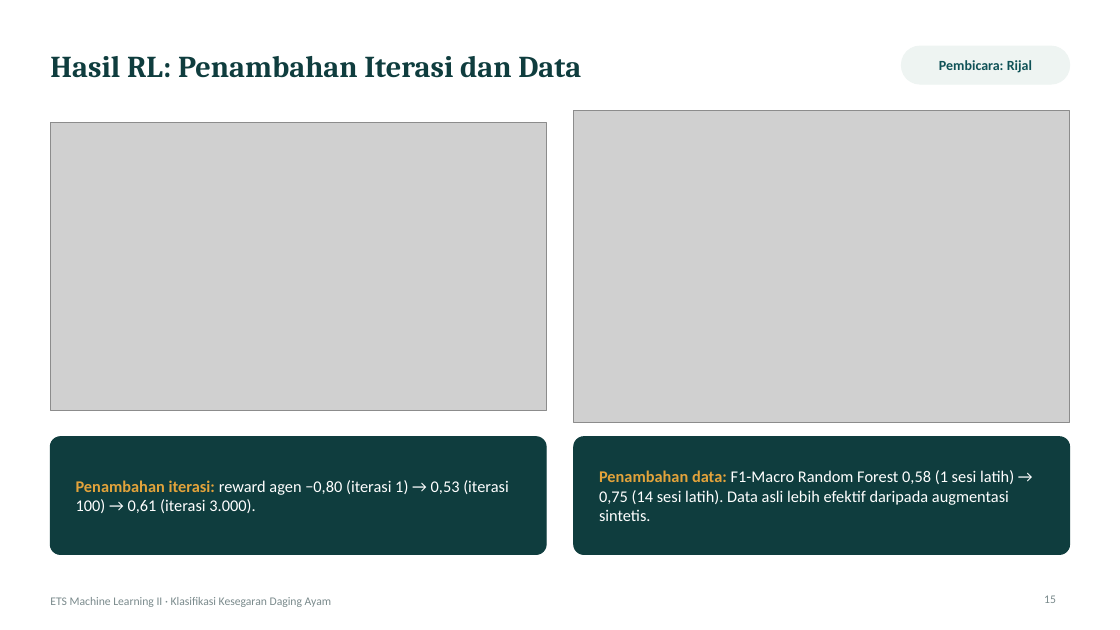
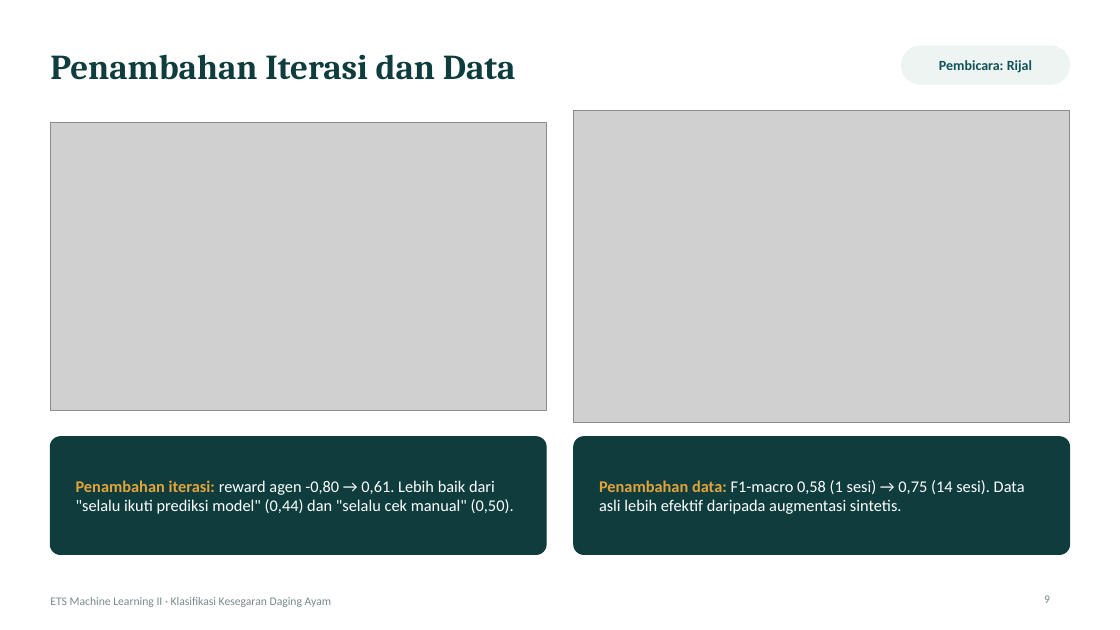
Before and after one commit to MuhammadErlanggaKurniawan/ets-ml2-kelompok, a slide deck: slide 9 of deck/ETS_ML2_Kesegaran_Ayam.pptx (slide 15 before the commit). Drawn at 1120x630 pixels with LibreOffice and Linux fonts; fonts in the diff are those of the drawing; grey boxes stand for pictures. Boxes give left, top, right and bottom in pixels: in the first picture for what was removed or moved away, otherwise in the second. Text is boxed around its words. In the diff, an @@ line names an element or a change of style, - is before the commit and + after.

```diff
--- a/deck/ETS_ML2_Kesegaran_Ayam.pptx
+++ b/deck/ETS_ML2_Kesegaran_Ayam.pptx
@@ title at [50, 54, 516, 80]: text changed; size 26 to 30 pt @@
-Hasil RL: Penambahan Iterasi dan Data
+Penambahan Iterasi dan Data
@@ text at [76, 480, 514, 514]: text changed @@
-Penambahan iterasi: reward agen −0,80 (iterasi 1) → 0,53 (iterasi 100) → 0,61 (iterasi 3.000).
+Penambahan iterasi: reward agen -0,80 → 0,61. Lebih baik dari "selalu ikuti prediksi model" (0,44) dan "selalu cek manual" (0,50).
@@ text at [599, 480, 1025, 514]: text changed @@
-Penambahan data: F1-Macro Random Forest 0,58 (1 sesi latih) → 0,75 (14 sesi latih). Data asli lebih efektif daripada augmentasi sintetis.
+Penambahan data: F1-macro 0,58 (1 sesi) → 0,75 (14 sesi). Data asli lebih efektif daripada augmentasi sintetis.
@@ page number at [1044, 595, 1050, 603]: text changed @@
-15
+9
```
Also in this commit, not shown: 4 other slides changed, 7 slides added, 15 slides removed, 1 other file.
